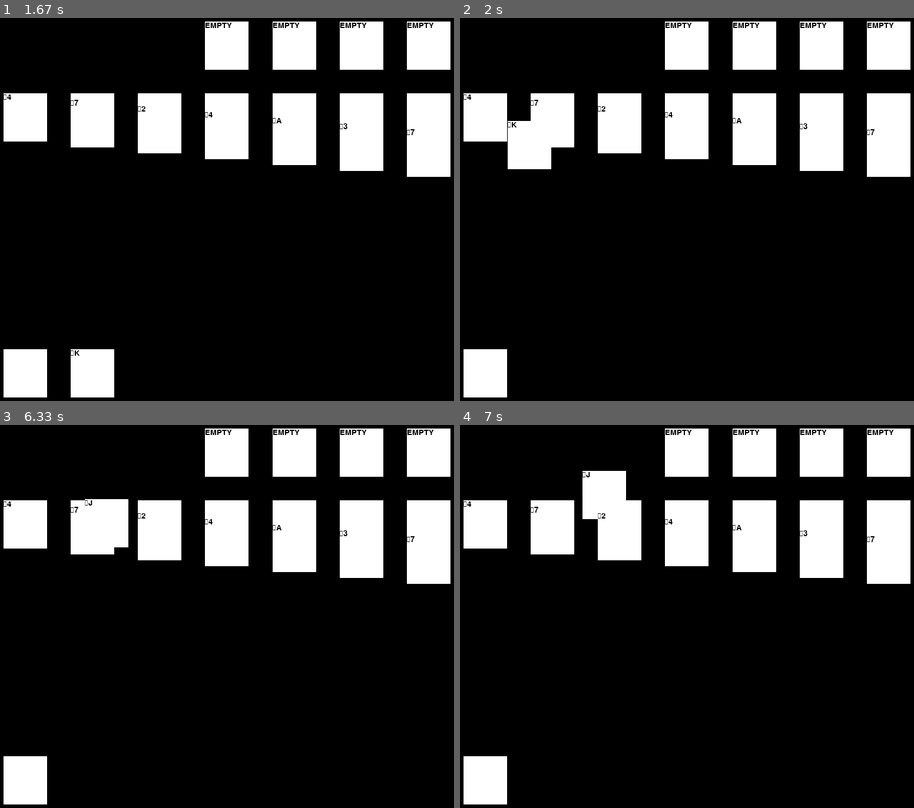
Above: before the commit, frames 1-4 (two rows, left to right).
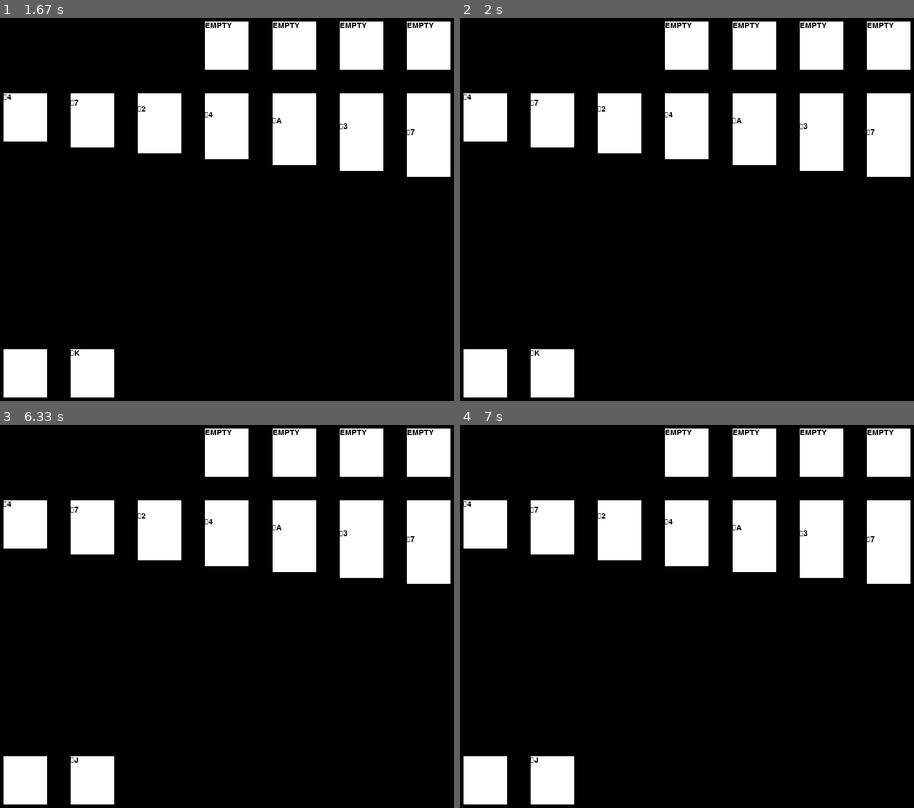
Above: after the commit, the same moments.

Repository: BlevinsN/python_solitaire
Game: pygame game, started from python_solitaire.py
Same seed, same stepped clock (60 frames per second), same inputs: the game is played once before the commit and once after it.
Inputs (mouse positions are in pixels of both pictures, inside the frame that each line leads up to):
- Up to frame 1 (1.67 s): click (290, 121) at 0.38 s; press the mouse at (27, 374) at 0.7 s; move the mouse to (158, 263) at 0.8 s; release the mouse at (290, 152) at 0.93 s; click (90, 374) at 1.07 s, where only the run before the commit has a clickable "♥3"; click (27, 374) at 1.38 s
- Up to frame 2 (2 s): press the mouse at (550, 374) at 1.7 s; move the mouse to (541, 259) at 1.8 s; release the mouse at (528, 144) at 1.93 s
- Up to frame 3 (6.33 s): click (27, 781) at 3.18 s; click (27, 781) at 3.52 s; click (27, 781) at 3.85 s; click (27, 781) at 4.18 s; click (27, 781) at 4.52 s; click (27, 781) at 4.85 s; click (27, 781) at 5.18 s; click (27, 781) at 5.52 s; click (27, 781) at 5.85 s; press the mouse at (68, 551) at 6.17 s; move the mouse to (104, 524) at 6.27 s
- Up to frame 4 (7 s): release the mouse at (605, 493) at 6.4 s

Frame 1 is identical in both runs. In frame 2, 2.1% of the frame differs, in the area x 10-26%, y 26-100%; in frame 3, 1.6%; in frame 4, 2.1%, in the area x 15-37%, y 11-100%.

Commit message:
Dragging Cards Bug Fix
Fixed bug with moving cards. Still can't move to an empty column

Diff:
--- a/pygame_solitaire_manager.py
+++ b/pygame_solitaire_manager.py
@@ -114,9 +114,11 @@
 						if event.button == 1:
 							new_location = look_in_stack(game,event)
 							if new_location:
+								game.print_board(self.screen)
 								old_x, old_y = np.where(game.get_board() == to_move[1])
 								new_x, new_y = np.where(game.get_board() == new_location[1])
-								game.make_move(old_x[0],old_y[0],new_x[0])
+								print(old_x[0], old_y[0], new_x[0])
+								game.make_move(old_y[0],old_x[0],new_y[0])
 								self.update_screen(game)
 								return
 							new_location = look_in_storage(game, event)
@@ -179,17 +181,18 @@
 				for event in pygame.event.get():
 					if event.type == pygame.MOUSEBUTTONUP:
 						if event.button == 1:
+							game.print_board(self.screen)
 							new_location = look_in_stack(game,event)
 							if new_location:
 								new_x, new_y = np.where(game.get_board() == new_location[1])
-								game.move_from_deck(new_x[0])
+								game.move_from_deck(new_y[0])
 								game.draw_deck()
 							new_location = look_in_storage(game, event)
 							if new_location:
 								game.store_from_deck()
 								game.draw_deck()
 							self.update_screen(game)
-
+							self.deck_showing = pygame.Rect(self.vert_slice1.x, self.horz_slice6.y, self.card_width, self.card_height)
 							dragging = False
 					elif event.type == pygame.MOUSEMOTION:
 						mouse_x, mouse_y = event.pos
--- a/python_card_object.py
+++ b/python_card_object.py
@@ -36,7 +36,7 @@
 		self.build()
 
 	def build(self):
-		for suit in ["♥","♦","♣","♠"]:
+		for suit in ["\u2663","\u2660","\u2666","\u2665"]:
 			for rank in range(1,14):
 				self.cards.append(Card(rank, suit))
 
--- a/python_solitaire.py
+++ b/python_solitaire.py
@@ -341,7 +341,6 @@
 carryOn = True
 clock = pygame.time.Clock()
 while carryOn:
-	game.print_board(screen)
 	# print("1: Draw from deck.")
 	# print("2: Store a card from board.")
 	# print("3: Store a card from deck.")
